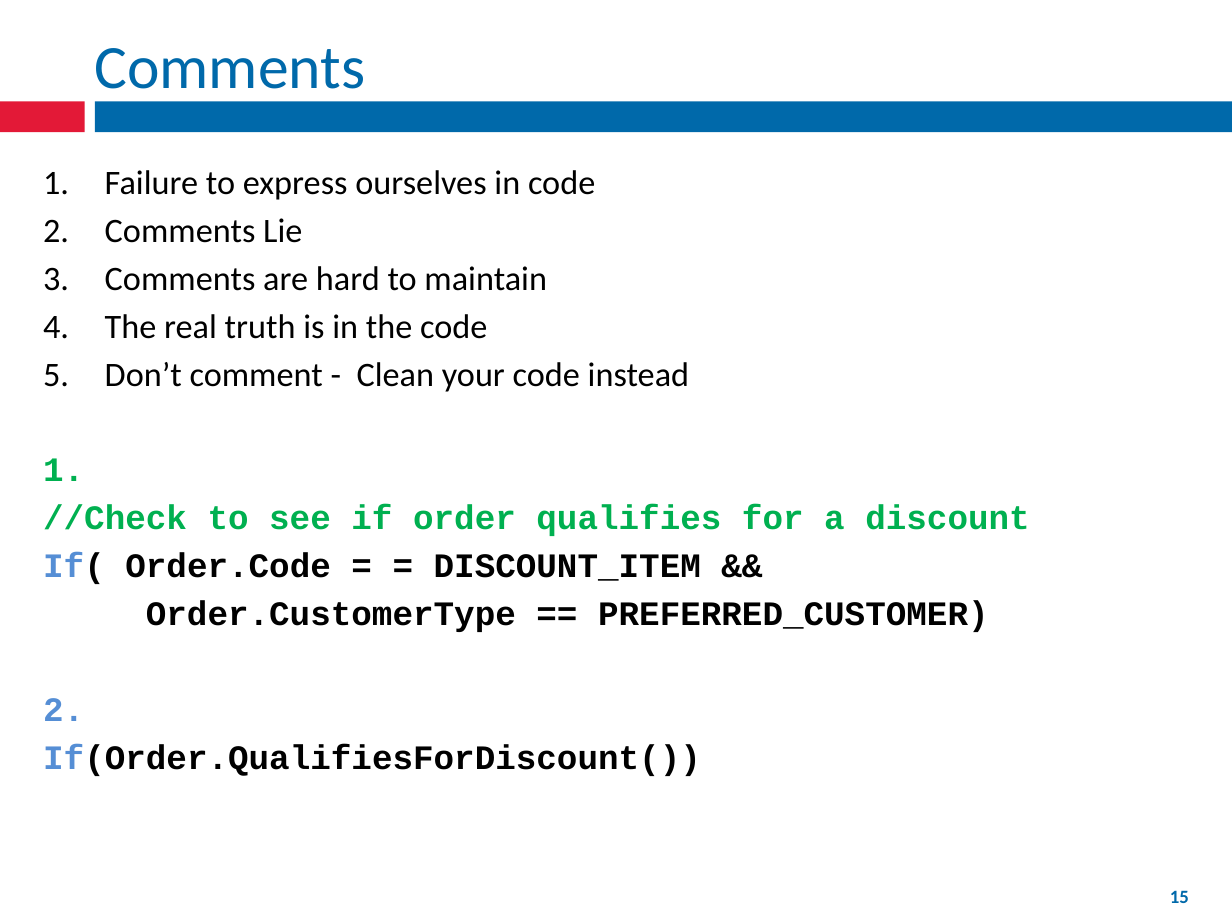
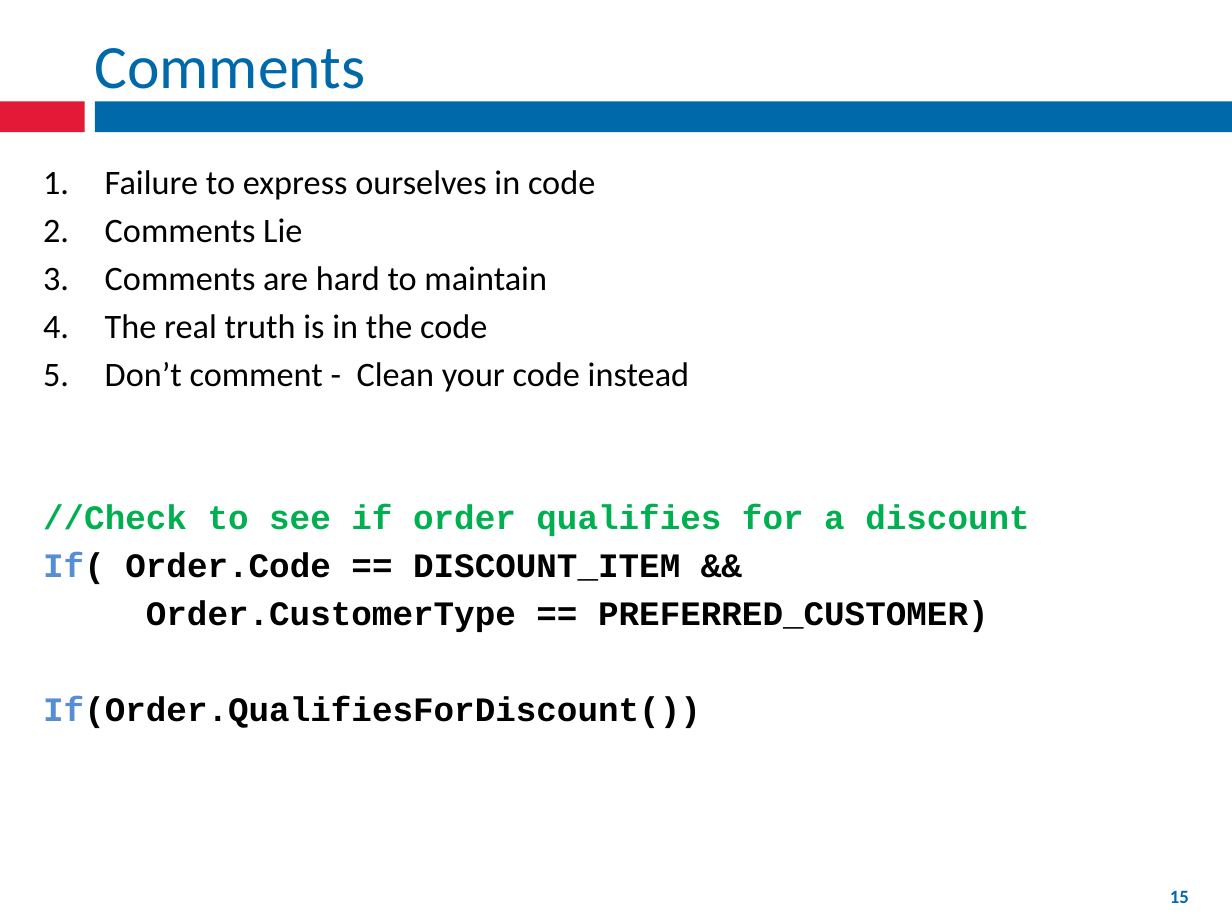
Before and after one commit to fernandozamoraj/Clean-Code-Presentation, a slide deck: slide 15 of Clean Code.pptx. Drawn at 1232x924 pixels with LibreOffice and Linux fonts; fonts in the diff are those of the drawing; background and template pictures are left out. Boxes give left, top, right and bottom in pixels: in the first picture for what was removed or moved away, otherwise in the second. Text is boxed around its words. In the diff, an @@ line names an element or a change of style, - is before the commit and + after.

```diff
--- a/Clean Code.pptx
+++ b/Clean Code.pptx
@@ text at [43, 458, 84, 481]: paragraph removed @@
-1.
@@ text at [43, 552, 680, 584]: spaces changed @@
-If( Order.Code = = DISCOUNT_ITEM &&
+If( Order.Code == DISCOUNT_ITEM &&
@@ text at [43, 698, 84, 721]: paragraph removed @@
-2.
```
Also in this commit, not shown: 4 other slides changed.
